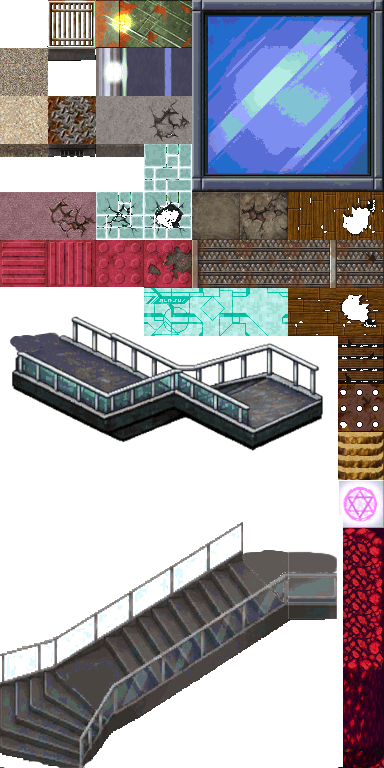
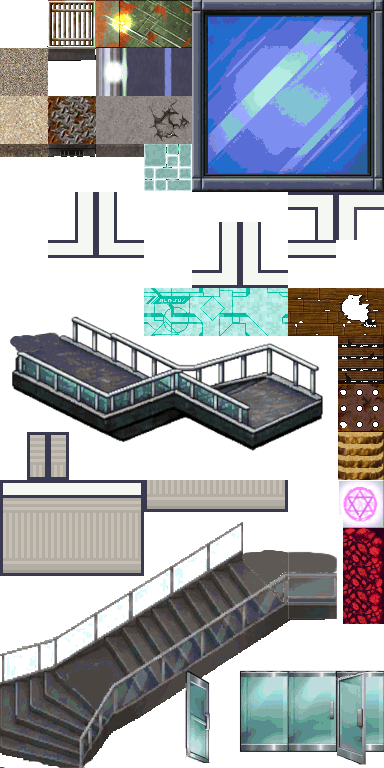
The second 384 x 768 image is a revision of the first. Changes to its layers:
added layer "Pasted Layer copy" above "ChatGPT Image Mar 11, 2026, 09_21_34 AM.png copy #1" over <box>336,671,366,765</box>
added layer "ChatGPT Image Mar 11, 2026, 09_21_34 AM.png copy #1" above "ChatGPT Image Mar 11, 2026, 09_21_34 AM.png copy #2" over <box>335,670,384,752</box>
added layer "ChatGPT Image Mar 11, 2026, 09_21_34 AM.png copy #2" above "ChatGPT Image Mar 11, 2026, 09_21_34 AM.png copy" over <box>289,672,336,677</box>
added layer "ChatGPT Image Mar 11, 2026, 09_21_34 AM.png copy" above "Transformation copy" over <box>239,670,288,752</box>
added layer "Transformation copy #1" above "ChatGPT Image Mar 11, 2026, 08_56_12 AM.png copy" over <box>185,671,211,763</box>
added layer "ChatGPT Image Mar 11, 2026, 08_56_12 AM.png copy" above "Transformation" over <box>287,670,337,752</box>
added layer "Room_Builder_free_48x48.png copy #2" above "Room_Builder_free_48x48.png copy #3" over <box>144,480,288,512</box>
added layer "Room_Builder_free_48x48.png copy #3" above "Room_Builder_free_48x48.png copy #5" over <box>132,480,144,528</box>
added layer "Room_Builder_free_48x48.png copy #5" above "Room_Builder_free_48x48.png copy #4" over <box>48,432,69,480</box>
added layer "Room_Builder_free_48x48.png copy #4" above "Room_Builder_free_48x48.png copy #1" over <box>27,432,48,480</box>
added layer "Room_Builder_free_48x48.png copy #1" above "Room_Builder_free_48x48.png copy" over <box>0,480,144,576</box>
painted on "SF_Outside_A5.png" over <box>0,192,384,768</box>
